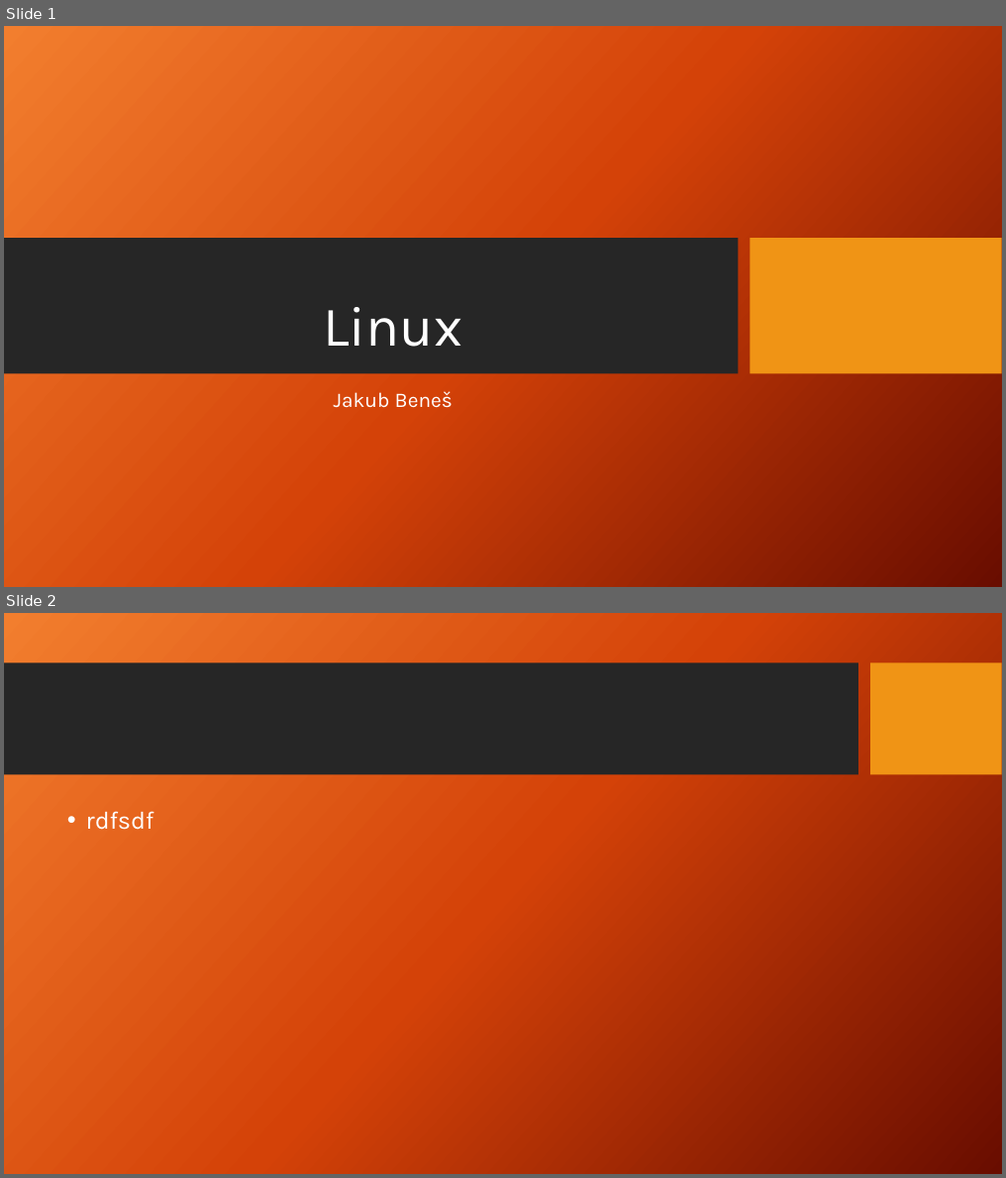
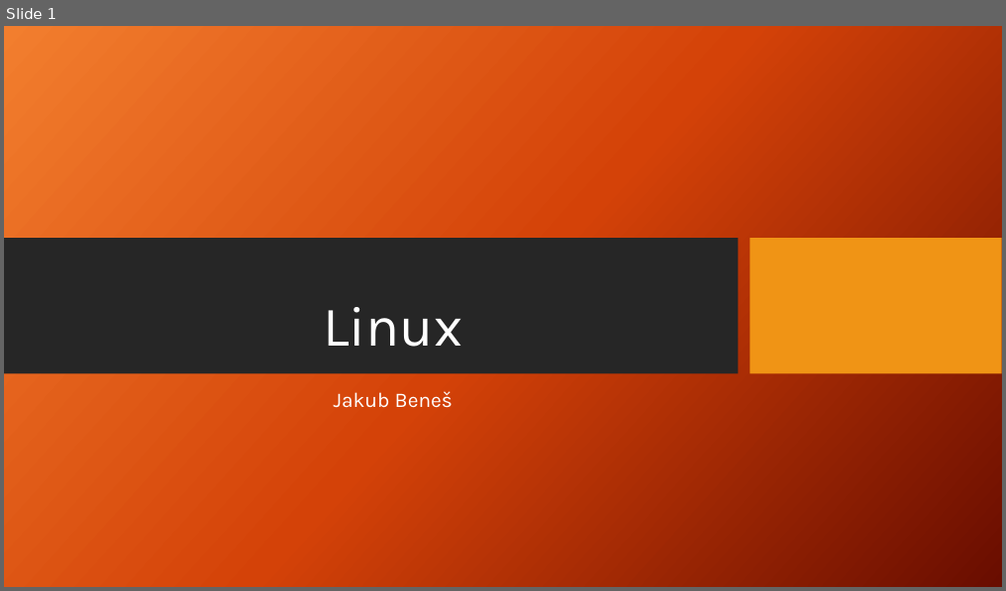
Before and after one commit to Jakub-Benes/Prezentace, a slide deck: Linux.pptx. Shown one above the other, each under a label of ours: slides 1 and 2 before the commit, slide 1 after it. The pictures are 1006x1178 and 1006x591 pixels, drawn with LibreOffice and Linux fonts; fonts in the diff are those of the drawing; background and template pictures are left out. Boxes give left, top, right and bottom in pixels: in the first picture for what was removed or moved away, otherwise in the second. Text is boxed around its words. In the diff, an @@ line names an element or a change of style, - is before the commit and + after.

```diff
--- a/Linux.pptx
+++ b/Linux.pptx
@@ slide 2 removed at [4, 613, 1002, 1174], background picture (left out) @@
@@ rectangle removed at [4, 663, 858, 775] @@
@@ rectangle removed at [871, 663, 1002, 775] @@
@@ text removed at [86, 811, 154, 830] @@
-• rdfsdf
```
Also in this commit, not shown: 1 slide added.
